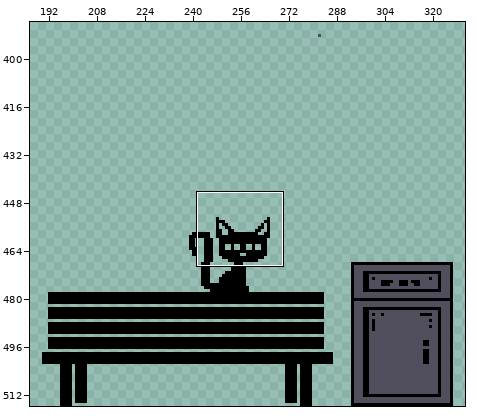
One commit to this pixel-art file: assets/aseprite/city_background_cat.aseprite. The picture above shows the old version from afar; the outline marks the close-up.
Close-up. Earlier state:
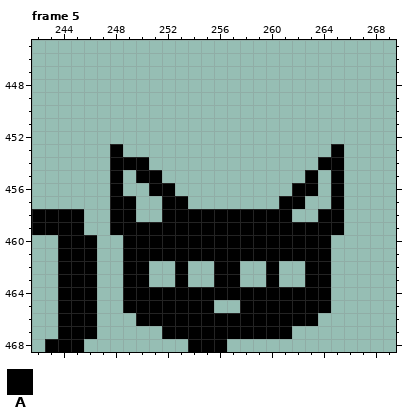
1280x516 pixels, 6 frames. Shown: frame 5: x 242..269, y 445..468. The wide view leaves out empty margins. The commit also changed other frames or places, which this record leaves out.
Visible layers, top first: "bench", "bench color".
Palette (. is transparent): A #000000
Pixels before, frame 5, first column x 242:
453 ......A................A
454 ......AAA.............AA
455 ......A.AA...........A.A
456 ......A..AA.........AA.A
457 ......AA..AA.......AA..A
458 AAAA..AA..AAAAAAAAAA..AA
459 AAAA..AAAAAAAAAAAAAAAAAA
460 ..AAA..AAAAAAAAAAAAAAAA.
461 ..AAA..AAAAAAAAAAAAAAAA.
462 ..AAA..AA..A..AA..A..AA.
463 ..AAA..AA..A..AA..A..AA.
464 ..AAA..AAAAAAAAAAAAAAAA.
465 ..AAA..AAAAAAA..AAAAAAA.
466 ..AAA...AAAAAAAAAAAAAA..
467 ..AAA.....AAAAAAAAAA....
468 .AAA........AAA.........
After the commit:
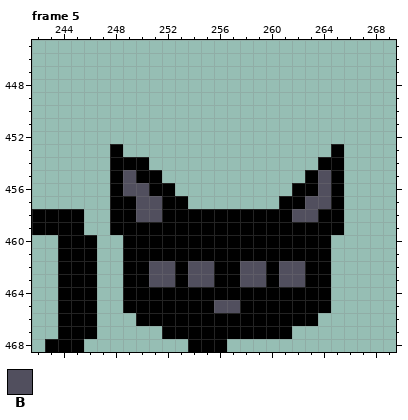
Colours new in this view: B #514f5e
What changed:
Changed rows in their new state; - is an unchanged pixel.
Frame 5, layer "bench color":
first column x 249:
455 B--------------B
456 BB-------------B
457 -BB-----------BB
458 -BB----------BB-
first column x 251:
462 BB-BB--BB-BB
463 BB-BB--BB-BB
465 -----BB-----
Boxes around the changes in both close-ups, in picture pixels (x1, y1, x2, y2):
added: (123, 170, 331, 313)
